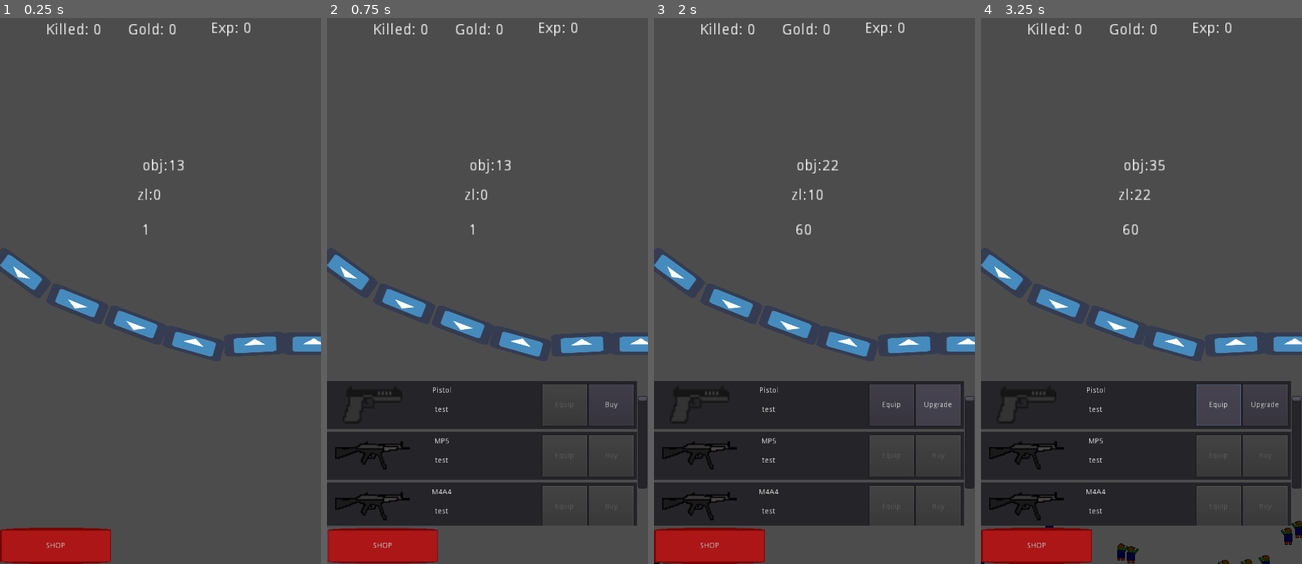
Above: before the commit, frames 1-4 (left to right).
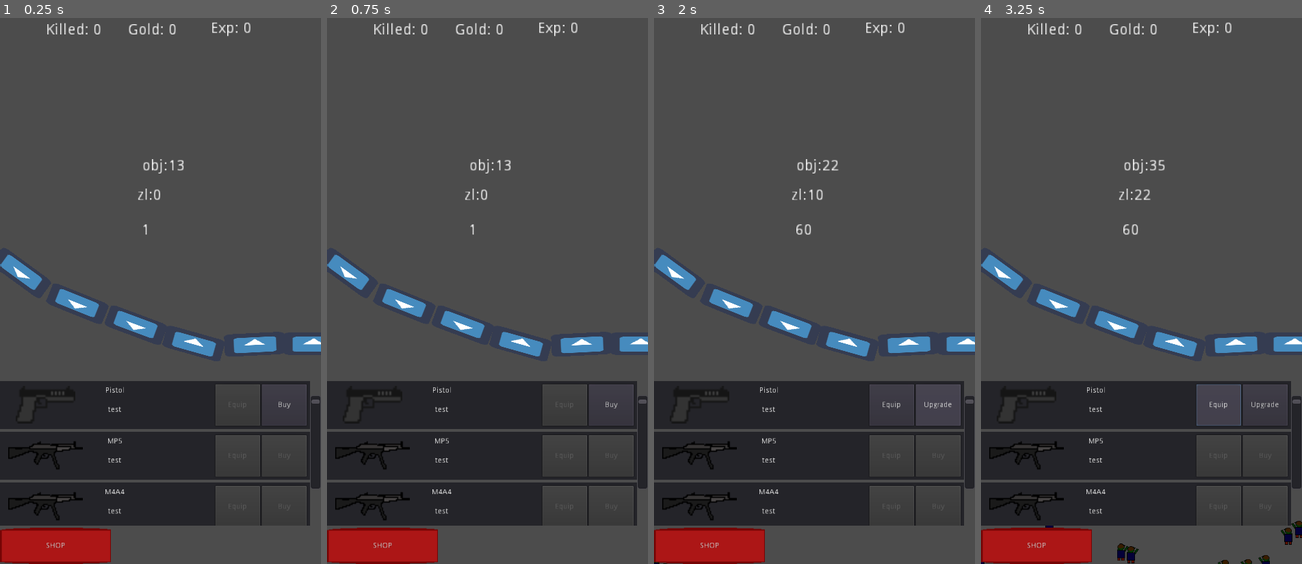
Above: after the commit, the same moments.

Repository: stranker/CLICKER_Z
Game: Godot game, scene res://Object/ClickArea.tscn
Same seed, same stepped clock (60 frames per second), same inputs: the game is played once before the commit and once after it. The engine's default icon, where the game draws it, is replaced by a stand-in: a white triangle on a blue panel in a dark square.
Inputs:
- Up to frame 1 (0.25 s): no input
- Up to frame 2 (0.75 s): click "SHOP" at 0.5 s
- Up to frame 3 (2 s): click "Buy" at 1.25 s
- Up to frame 4 (3.25 s): click "Upgrade" at 2 s; click "Equip" at 2.75 s

The runs differ from the first frame. In frame 1, 19% of the frame differs, in the area x 0-100%, y 66-93%; in frame 2, 0.2%; in frame 3, less than 0.1%; in frame 4, less than 0.1%.

Commit message:
Fix shop!!!!

Diff:
--- a/GUI/PanelShop.tscn
+++ b/GUI/PanelShop.tscn
@@ -8,34 +8,44 @@
 script/source = "extends Container
 
 var drag_unit = 5
+var panel_rect
 
 func _ready():
-	$VScrollBar.min_value = 0
+	$VScrollBar.min_value = -10
 	$VScrollBar.max_value = rect_size.y
-	hide()
+	panel_rect = Rect2(0,0,rect_size.x,rect_size.y)
 	pass
 
-func gui_input(ev):
-	if ev is InputEventScreenDrag:
-		if ev.relative.y>0:
-			$VScrollBar.value -= drag_unit
-		else:
-			$VScrollBar.value  += drag_unit
+func _process(delta):
 	pass
+
+func to_global(pos):
+	return Vector2(pos.x,pos.y+rect_global_position.y)
 
 func _on_VScrollBar_value_changed( value ):
 	$Weapons.rect_position.y = -value
 	pass
+
+func is_inside(point):
+	if panel_rect.has_point(point):
+		return true
+	else:
+		return false
+
+
+func _on_PanelShop_gui_input( ev ):
+	print(ev)
+	pass # replace with function body
 "
 _sections_unfolded = [ "Resource" ]
 
-[node name="PanelShop" type="Container"]
+[node name="PanelShop" type="Container" index="0"]
 
 anchor_left = 0.0
 anchor_top = 0.0
 anchor_right = 1.0
 anchor_bottom = 1.0
-margin_bottom = -596.0
+margin_bottom = -624.0
 rect_pivot_offset = Vector2( 0, 0 )
 rect_clip_content = true
 mouse_filter = 0
@@ -46,11 +56,6 @@
 _sections_unfolded = [ "Rect" ]
 
 [node name="Weapons" parent="." index="0" instance=ExtResource( 1 )]
-
-anchor_right = 0.0
-anchor_bottom = 0.0
-margin_right = 580.0
-margin_bottom = 428.0
 
 [node name="VScrollBar" type="VScrollBar" parent="." index="1"]
 
@@ -79,4 +84,6 @@
 custom_step = -1.0
 _sections_unfolded = [ "Rect" ]
 
+[connection signal="gui_input" from="." to="." method="_on_PanelShop_gui_input"]
+
 [connection signal="value_changed" from="VScrollBar" to="." method="_on_VScrollBar_value_changed"]
--- a/GUI/WeaponPanel.tscn
+++ b/GUI/WeaponPanel.tscn
@@ -13,8 +13,9 @@
 	pass
 
 func _process(delta):
-	if Global.GOLD >= weapon.get_cost() and $BuyButton.disabled:
-		$BuyButton.disabled = false
+	if weapon != null:
+		if Global.GOLD >= weapon.get_cost() and $BuyButton.disabled:
+			$BuyButton.disabled = false
 	pass
 
 func create_panel(tex,nam,info):
@@ -30,12 +31,6 @@
 			weapon = i
 	pass
 
-func _on_WeaponPanel_gui_input( ev ):
-	if get_parent().get_parent() != null:
-		if ev is InputEventScreenDrag:
-			get_parent().get_parent().gui_input(ev)
-	pass
-
 func _on_EquipButton_pressed():
 	if weapon.get_buy():
 		Global.curr_weapon = weapon
@@ -60,6 +55,7 @@
 
 [node name="WeaponPanel" type="Panel"]
 
+show_behind_parent = true
 anchor_left = 0.0
 anchor_top = 0.0
 anchor_right = 1.0
@@ -68,13 +64,12 @@
 margin_bottom = -934.0
 rect_min_size = Vector2( 580, 90 )
 rect_pivot_offset = Vector2( 0, 0 )
-rect_clip_content = false
-mouse_filter = 0
+mouse_filter = 2
 mouse_default_cursor_shape = 0
 size_flags_horizontal = 1
 size_flags_vertical = 1
 script = SubResource( 1 )
-_sections_unfolded = [ "Rect" ]
+_sections_unfolded = [ "Mouse", "Rect", "Visibility" ]
 
 [node name="TextureRect" type="TextureRect" parent="." index="0"]
 
@@ -88,7 +83,6 @@
 margin_bottom = 79.0
 rect_min_size = Vector2( 150, 70 )
 rect_pivot_offset = Vector2( 0, 0 )
-rect_clip_content = false
 mouse_filter = 1
 mouse_default_cursor_shape = 0
 size_flags_horizontal = 1
@@ -96,7 +90,7 @@
 texture = ExtResource( 1 )
 expand = true
 stretch_mode = 6
-_sections_unfolded = [ "Rect" ]
+_sections_unfolded = [ "Mouse", "Rect" ]
 
 [node name="WeaponName" type="Label" parent="." index="1"]
 
@@ -109,7 +103,6 @@
 margin_right = 420.0
 margin_bottom = 25.0
 rect_pivot_offset = Vector2( 0, 0 )
-rect_clip_content = false
 mouse_filter = 2
 mouse_default_cursor_shape = 0
 size_flags_horizontal = 1
@@ -131,7 +124,6 @@
 margin_right = 420.0
 margin_bottom = 61.0
 rect_pivot_offset = Vector2( 0, 0 )
-rect_clip_content = false
 mouse_filter = 2
 mouse_default_cursor_shape = 0
 size_flags_horizontal = 1
@@ -153,7 +145,6 @@
 margin_right = 573.0
 margin_bottom = 84.0
 rect_pivot_offset = Vector2( 0, 0 )
-rect_clip_content = false
 focus_mode = 2
 mouse_filter = 0
 mouse_default_cursor_shape = 0
@@ -179,7 +170,6 @@
 margin_right = 573.0
 margin_bottom = 84.0
 rect_pivot_offset = Vector2( 0, 0 )
-rect_clip_content = false
 focus_mode = 2
 mouse_filter = 0
 mouse_default_cursor_shape = 0
@@ -205,7 +195,6 @@
 margin_right = 486.0
 margin_bottom = 84.0
 rect_pivot_offset = Vector2( 0, 0 )
-rect_clip_content = false
 focus_mode = 2
 mouse_filter = 0
 mouse_default_cursor_shape = 0
@@ -220,8 +209,6 @@
 align = 1
 _sections_unfolded = [ "Rect" ]
 
-[connection signal="gui_input" from="." to="." method="_on_WeaponPanel_gui_input"]
-
 [connection signal="pressed" from="BuyButton" to="." method="_on_BuyButton_pressed"]
 
 [connection signal="pressed" from="UpgradeButton" to="." method="_on_UpgradeButton_pressed"]
--- a/GUI/WeaponShop.tscn
+++ b/GUI/WeaponShop.tscn
@@ -146,7 +146,7 @@
 "
 _sections_unfolded = [ "Resource" ]
 
-[node name="WeaponShop" type="ItemList"]
+[node name="WeaponShop" type="ItemList" index="0"]
 
 show_behind_parent = true
 anchor_left = 0.0
@@ -171,7 +171,6 @@
 custom_constants/hseparation = 170
 items = [  ]
 select_mode = 0
-allow_reselect = false
 max_columns = 2
 same_column_width = true
 icon_mode = 0
--- a/GUI/Weapons.tscn
+++ b/GUI/Weapons.tscn
@@ -12,7 +12,6 @@
 	create_weapons()
 	create_panels()
 	Global.curr_weapon = Global.WEAPON_LIST[0]
-	rect_clip_content = true
 	pass
 
 func create_weapons():
@@ -52,17 +51,16 @@
 "
 _sections_unfolded = [ "Resource" ]
 
-[node name="Weapons" type="GridContainer" index="0"]
+[node name="Weapons" type="GridContainer"]
 
 anchor_left = 0.0
 anchor_top = 0.0
 anchor_right = 1.0
 anchor_bottom = 1.0
 margin_right = -20.0
-margin_bottom = -648.0
+margin_bottom = -1024.0
 rect_min_size = Vector2( 580, 0 )
 rect_pivot_offset = Vector2( 0, 0 )
-rect_clip_content = true
 mouse_filter = 1
 mouse_default_cursor_shape = 0
 size_flags_horizontal = 1
@@ -70,4 +68,4 @@
 custom_constants/vseparation = 5
 columns = 1
 script = SubResource( 1 )
-_sections_unfolded = [ "Rect" ]
+_sections_unfolded = [ "Rect", "custom_constants" ]
--- a/Object/ClickArea.tscn
+++ b/Object/ClickArea.tscn
@@ -182,7 +182,6 @@
 margin_bottom = 27.0
 rect_scale = Vector2( 2, 2 )
 rect_pivot_offset = Vector2( 0, 0 )
-rect_clip_content = false
 mouse_filter = 2
 mouse_default_cursor_shape = 0
 size_flags_horizontal = 1
@@ -204,7 +203,6 @@
 margin_bottom = 27.0
 rect_scale = Vector2( 2, 2 )
 rect_pivot_offset = Vector2( 0, 0 )
-rect_clip_content = false
 mouse_filter = 2
 mouse_default_cursor_shape = 0
 size_flags_horizontal = 1
@@ -226,7 +224,6 @@
 margin_bottom = 24.0
 rect_scale = Vector2( 2, 2 )
 rect_pivot_offset = Vector2( 0, 0 )
-rect_clip_content = false
 mouse_filter = 2
 mouse_default_cursor_shape = 0
 size_flags_horizontal = 1
@@ -248,7 +245,6 @@
 margin_bottom = 401.0
 rect_scale = Vector2( 2, 2 )
 rect_pivot_offset = Vector2( 0, 0 )
-rect_clip_content = false
 mouse_filter = 2
 mouse_default_cursor_shape = 0
 size_flags_horizontal = 1
@@ -270,7 +266,6 @@
 margin_bottom = 281.0
 rect_scale = Vector2( 2, 2 )
 rect_pivot_offset = Vector2( 0, 0 )
-rect_clip_content = false
 mouse_filter = 2
 mouse_default_cursor_shape = 0
 size_flags_horizontal = 1
@@ -292,7 +287,6 @@
 margin_bottom = 336.0
 rect_scale = Vector2( 2, 2 )
 rect_pivot_offset = Vector2( 0, 0 )
-rect_clip_content = false
 mouse_filter = 2
 mouse_default_cursor_shape = 0
 size_flags_horizontal = 1
@@ -311,14 +305,13 @@
 margin_top = -68.0
 margin_right = 207.0
 rect_pivot_offset = Vector2( 0, 0 )
-rect_clip_content = false
 focus_mode = 2
 mouse_filter = 0
 mouse_default_cursor_shape = 0
 size_flags_horizontal = 1
 size_flags_vertical = 1
-custom_styles/pressed = SubResource( 4 )
-custom_styles/normal = SubResource( 5 )
+custom_styles/pressed = SubResource( 3 )
+custom_styles/normal = SubResource( 4 )
 toggle_mode = false
 enabled_focus_mode = 2
 shortcut = null
@@ -332,9 +325,9 @@
 
 show_behind_parent = true
 margin_top = -274.0
-margin_right = 395.0
+margin_right = 393.0
 margin_bottom = -72.0
-_sections_unfolded = [ "Visibility" ]
+_sections_unfolded = [ "Rect", "Visibility" ]
 
 [connection signal="input_event" from="Area" to="." method="_on_Area_input_event"]
 
Not shown: 2 places in Object/ClickArea.tscn that only renumber resources
